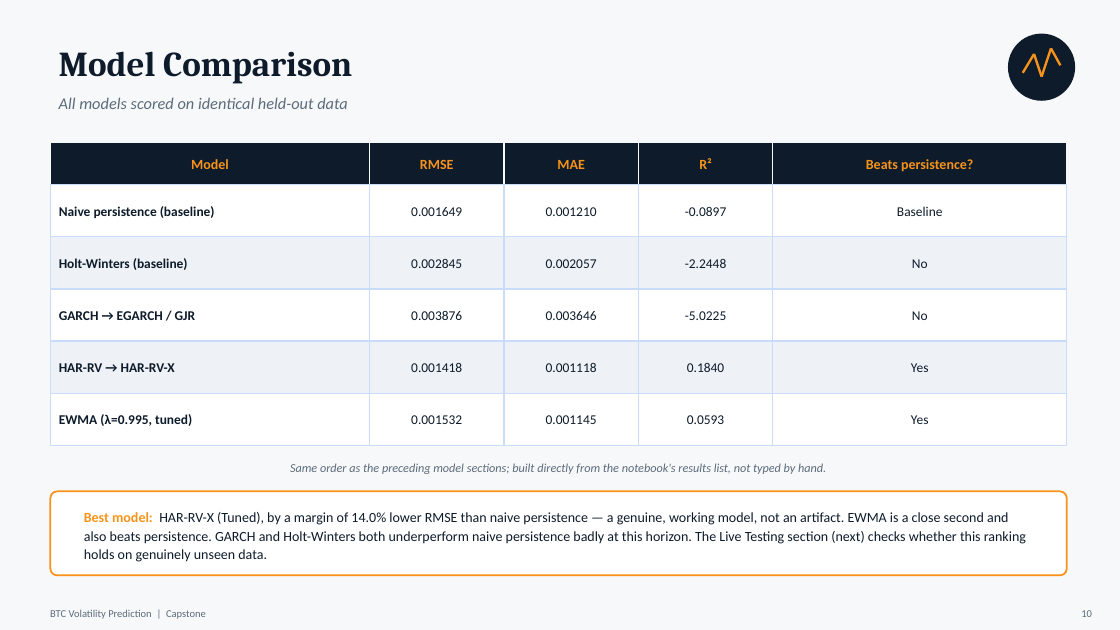
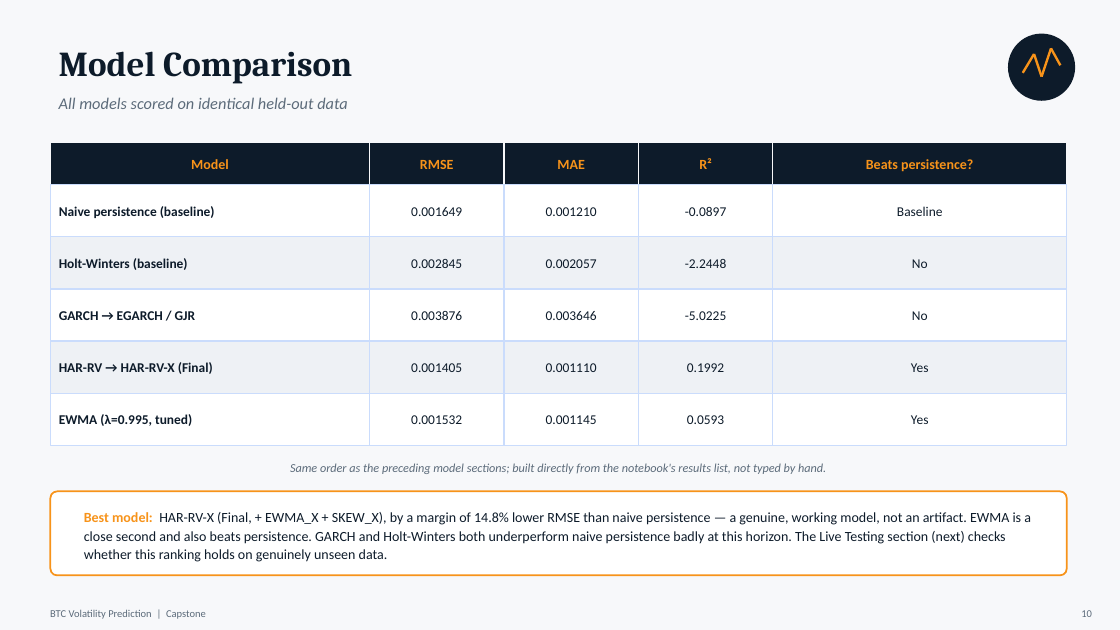
Before and after one commit to mhejairi10/bitcoin-volatility-prediction, a slide deck: slide 10 of presentation/capstone-btc-volatility.pptx. Drawn at 1120x630 pixels with LibreOffice and Linux fonts; fonts in the diff are those of the drawing. Boxes give left, top, right and bottom in pixels: in the first picture for what was removed or moved away, otherwise in the second. Text is boxed around its words. In the diff, an @@ line names an element or a change of style, - is before the commit and + after.

```diff
--- a/presentation/capstone-btc-volatility.pptx
+++ b/presentation/capstone-btc-volatility.pptx
@@ text at bbox=[59, 362, 213, 374]: text changed @@
-HAR-RV → HAR-RV-X
+HAR-RV → HAR-RV-X (Final)
@@ text at bbox=[411, 363, 462, 372]: text changed @@
-0.001418
+0.001405
@@ text at bbox=[546, 363, 597, 372]: text changed @@
-0.001118
+0.001110
@@ text at bbox=[687, 363, 724, 372]: text changed @@
-0.1840
+0.1992
@@ text at bbox=[84, 512, 1031, 562]: text changed @@
-Best model: HAR-RV-X (Tuned), by a margin of 14.0% lower RMSE than naive persistence — a genuine, working model, not an artifact. EWMA is a close second and also beats persistence. GARCH and Holt-Winters both underperform naive persistence badly at this horizon. The Live Testing section (next) checks whether this ranking holds on genuinely unseen data.
+Best model: HAR-RV-X (Final, + EWMA_X + SKEW_X), by a margin of 14.8% lower RMSE than naive persistence — a genuine, working model, not an artifact. EWMA is a close second and also beats persistence. GARCH and Holt-Winters both underperform naive persistence badly at this horizon. The Live Testing section (next) checks whether this ranking holds on genuinely unseen data.
```
Also in this commit, not shown: 4 other slides changed, 2 other files.
